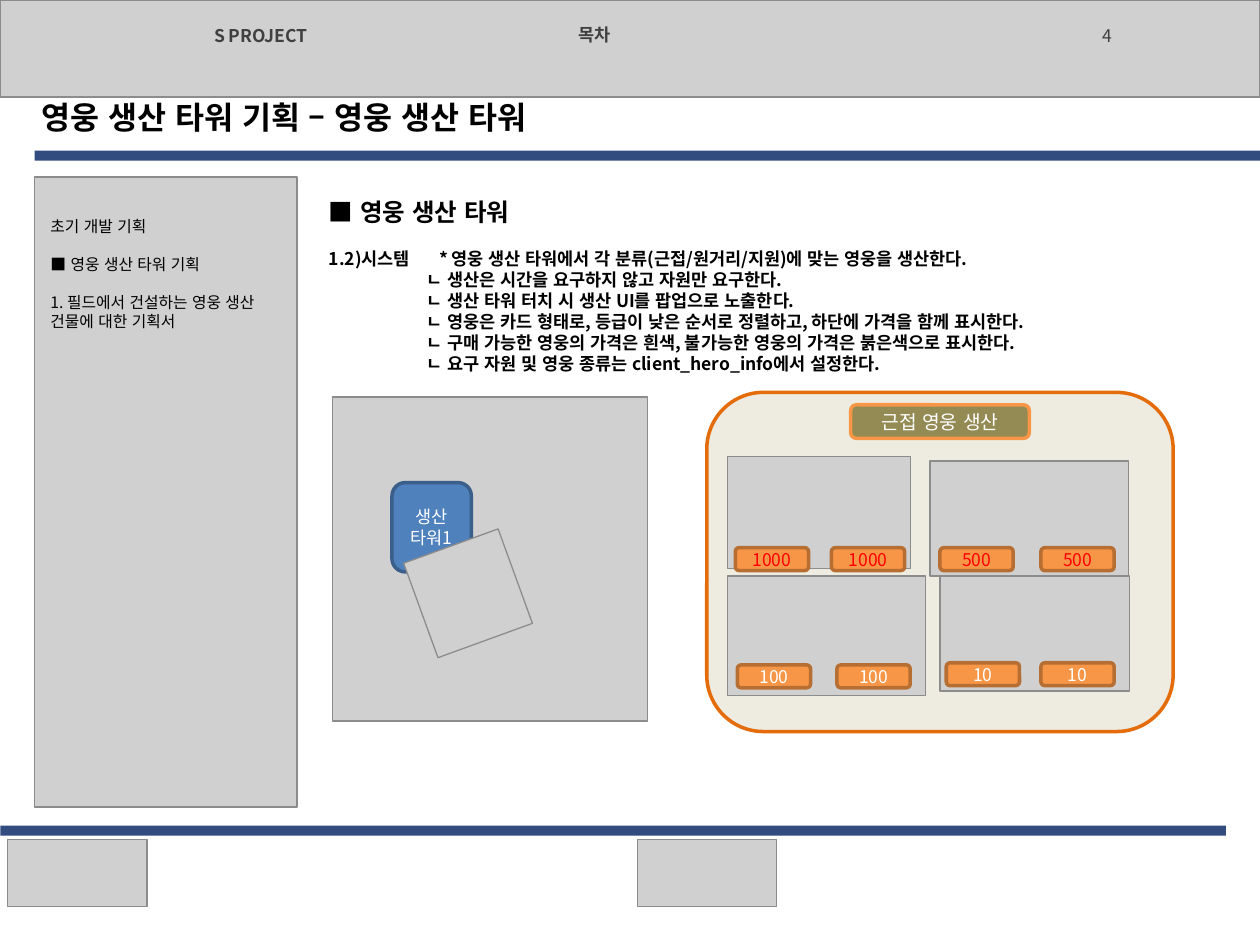
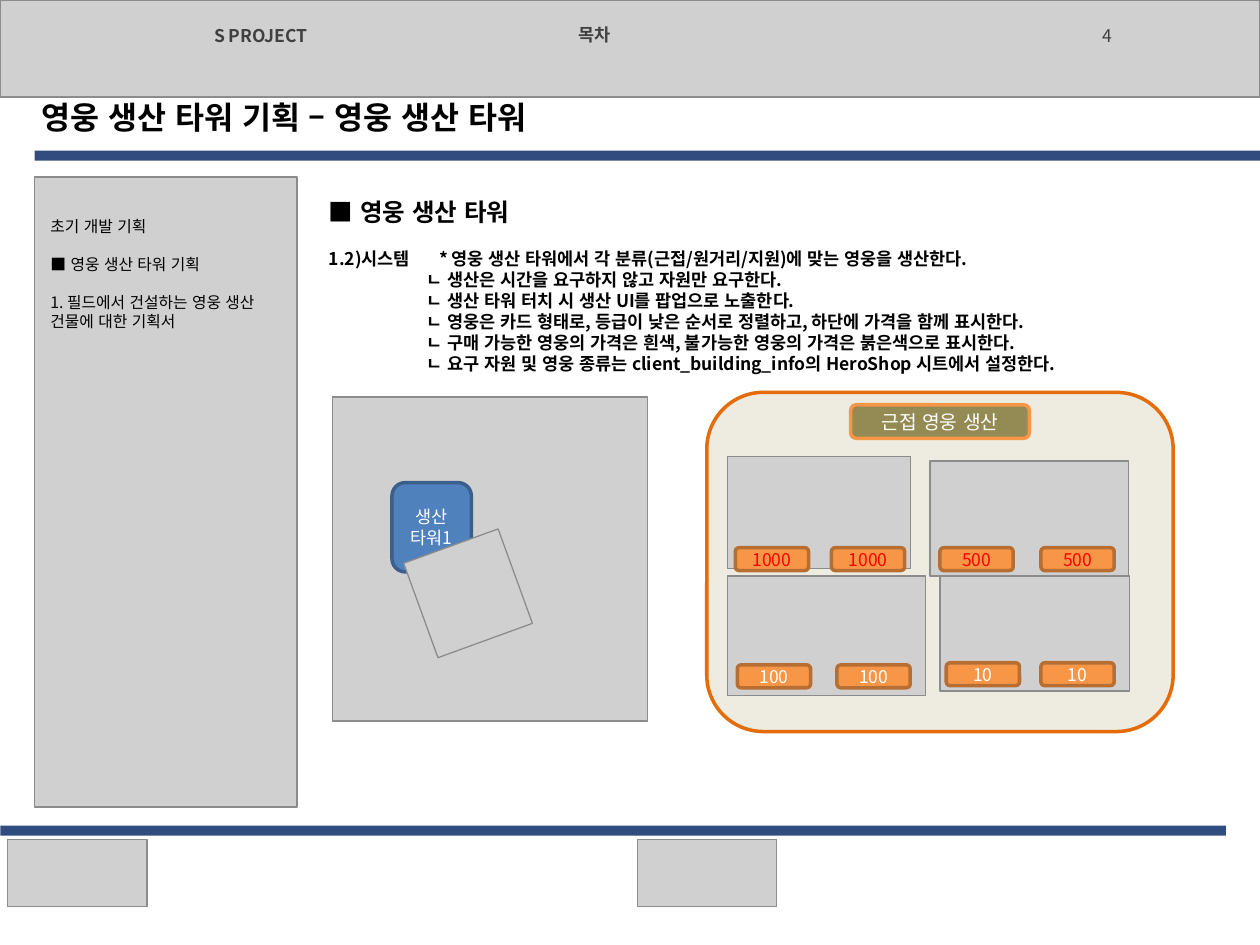
Before and after one commit to EpicRocket/SProjectDesign, a slide deck: slide 4 of Design/영웅 생산 타워 기획서.pptx. Drawn at 1260x945 pixels with LibreOffice and Linux fonts; fonts in the diff are those of the drawing; grey boxes stand for pictures. Boxes give left, top, right and bottom in pixels: in the first picture for what was removed or moved away, otherwise in the second. Text is boxed around its words. In the diff, an @@ line names an element or a change of style, - is before the commit and + after.

```diff
--- a/Design/영웅 생산 타워 기획서.pptx
+++ b/Design/영웅 생산 타워 기획서.pptx
@@ text at (426, 352, 1055, 375): text changed @@
-ㄴ 요구 자원 및 영웅 종류는 client_hero_info에서 설정한다.
+ㄴ 요구 자원 및 영웅 종류는 client_building_info의 HeroShop 시트에서 설정한다.
```
Also in this commit, not shown: 2 other slides changed, 1 other file.
